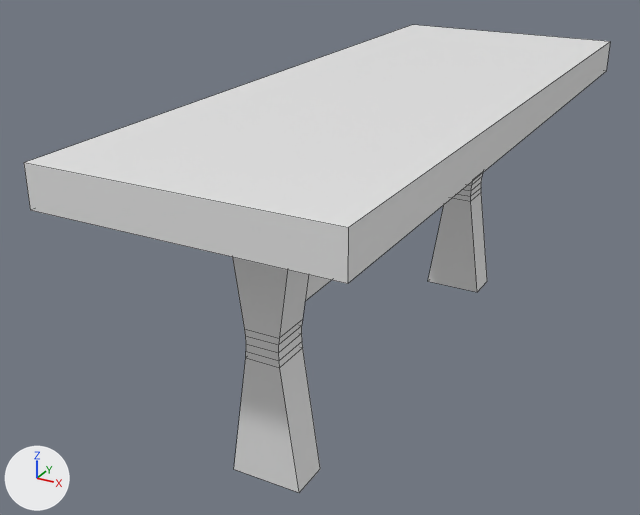
A saved change to the Blender file Resources/ArtSharing/LaurenArt/Shield/diningroomtable.blend.
Before and after are seen from a camera (50 mm lens) standing at (4.63, -10.36, 6.55) and looking at (-0.75, -0.58, 1.65). Lighting does not change. The marker at lower left points along +X, +Y and +Z. The picture after the commit comes second. Mesh edges are drawn as thin lines.

Script lines for the objects in view, before the commit:
```python
me_cube = bpy.data.meshes.new('Cube')
me_cube.from_pydata(...)  # a box spanning x -1.0..1.0, y -1.0..1.0, z -1.0..1.0
me_cube.materials.append(mat_material)  # white #e7e7e7
me_cube_001 = bpy.data.meshes.new('Cube.001')
me_cube_001.from_pydata(...)  # 28 vertices, 26 faces; spans x -1.0..1.0, y -1.0..1.0, z -1.0..1.0
me_cube_003 = bpy.data.meshes.new('Cube.003')
me_cube_003.from_pydata(...)  # 28 vertices, 26 faces; spans x -1.0..1.0, y -1.0..1.0, z -1.0..1.0
ob_cube = bpy.data.objects.new('Cube', me_cube)
ob_cube.location = (0.0, 0.0, 3.74)
ob_cube.scale = (1.73, 4.63, 0.24)
ob_cube_001 = bpy.data.objects.new('Cube.001', me_cube_001)
ob_cube_001.location = (0.0, 3.0, 1.76)
ob_cube_001.scale = (0.45, 0.25, 1.77)
ob_cube_002 = bpy.data.objects.new('Cube.002', me_cube_003)
ob_cube_002.location = (0.0, -3.0, 1.76)
ob_cube_002.scale = (0.45, 0.25, 1.77)
```
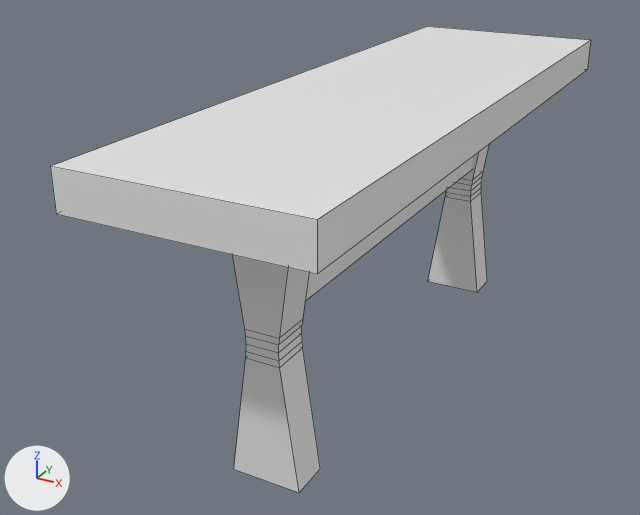
The change, as a list of edits to the scene's bpy script:
```text
Change ob_cube:
    ob_cube.scale: (1.73, 4.63, 0.24) -> (1.43, 4.59, 0.24)
```

Pixel boxes (x1, y1, x2, y2) of what changed, in the pictures (640 x 515 px):
'Cube', rescaled (8% narrower): before (24, 25, 610, 284); after (50, 26, 591, 274)
'Cube.003', unchanged, uncovered by the edit: before (305, 275, 331, 301); after (305, 157, 473, 301)
